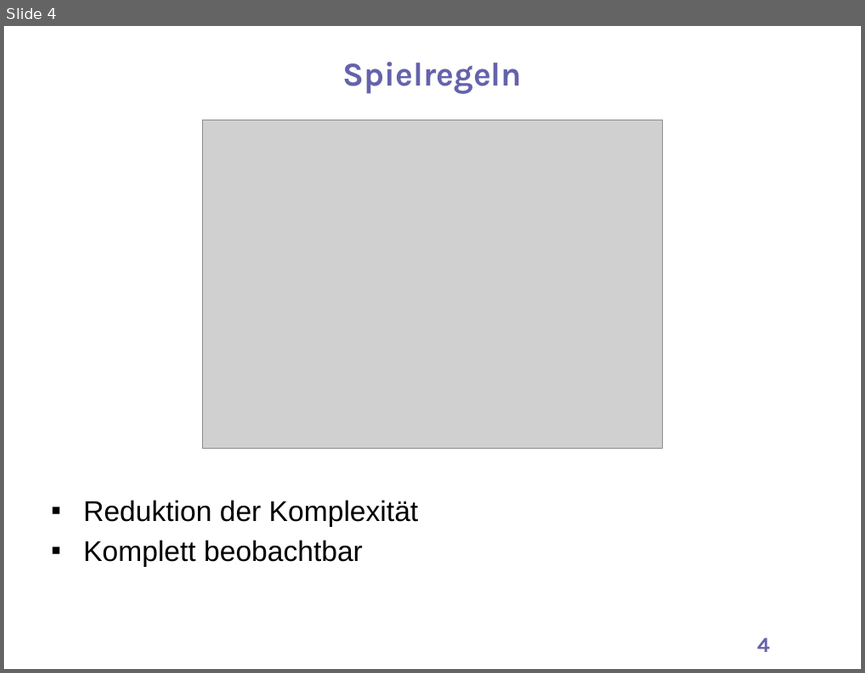
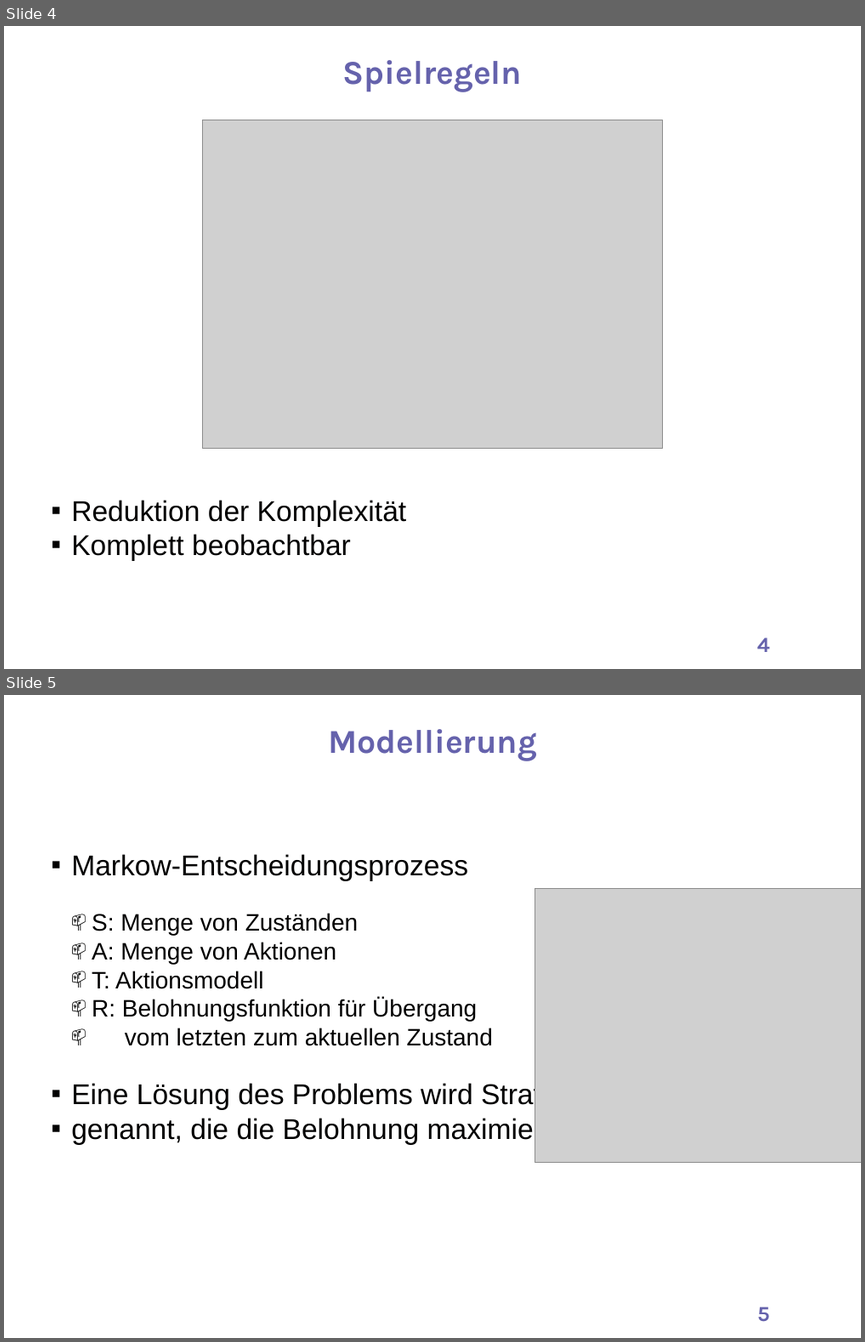
Before and after one commit to gerhardkurz/roboZen, a slide deck: presentation/1/praesentation1 (1).pptx. Shown one above the other, each under a label of ours: slide 4 before the commit, slides 4 and 5 after it. The pictures are 865x673 and 865x1342 pixels, drawn with LibreOffice and Linux fonts; fonts in the diff are those of the drawing; grey boxes stand for pictures; background and template pictures are left out. Boxes give left, top, right and bottom in pixels: in the first picture for what was removed or moved away, otherwise in the second. Text is boxed around its words. In the diff, an @@ line names an element or a change of style, - is before the commit and + after.

```diff
--- a/presentation/1/praesentation1 (1).pptx
+++ b/presentation/1/praesentation1 (1).pptx
@@ slide 5 added at [4, 695, 861, 1338], background #FFFFFF @@
@@ text added at [328, 729, 537, 761], 28 pt, text #6562AC, bold @@
+Modellierung
@@ text added at [71, 854, 595, 1145], 20 pt, text #010000 @@
+▪ Markow-Entscheidungsprozess
+  📫 S: Menge von Zuständen
+  📫 A: Menge von Aktionen
+  📫 T: Aktionsmodell
+  📫 R: Belohnungsfunktion für Übergang
+  📫 vom letzten zum aktuellen Zustand
+▪ Eine Lösung des Problems wird Strategie π
+▪ genannt, die die Belohnung maximiert.
@@ picture added at [534, 888, 861, 1162] @@
@@ page number added at [757, 1306, 770, 1321], 18 pt, text #6562AC, bold @@
+5
@@ slide 4 changed as well @@
@@ text "Spielregeln" at [343, 60, 522, 92]: line spacing 1.1 to 1 @@
@@ text "Reduktion der Komplexität" at [71, 499, 406, 561]: indent changed; less space between paragraphs @@
```
Also in this commit, not shown: 3 other slides changed, 2 other slides added, 1 other file.
